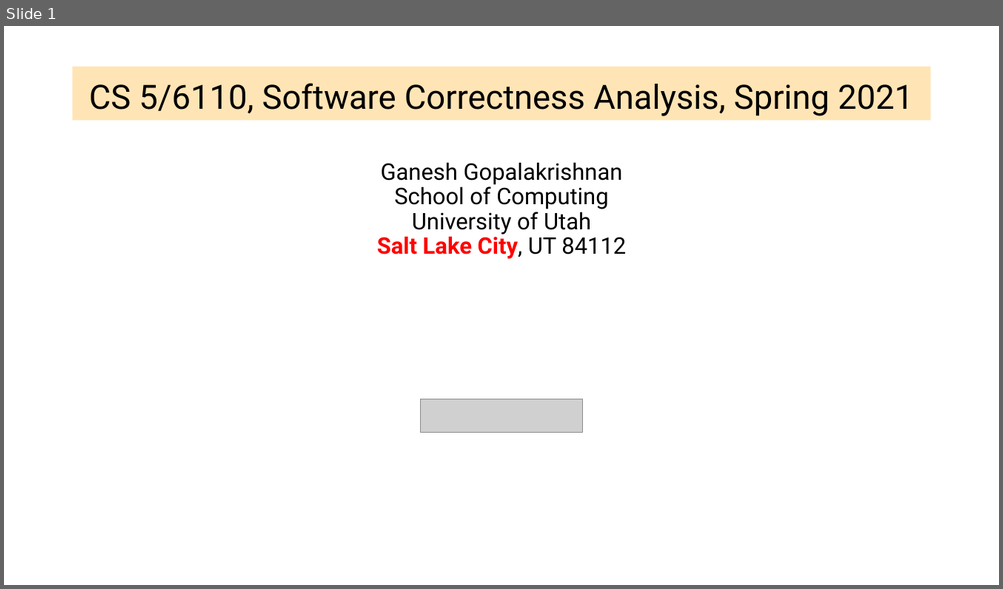
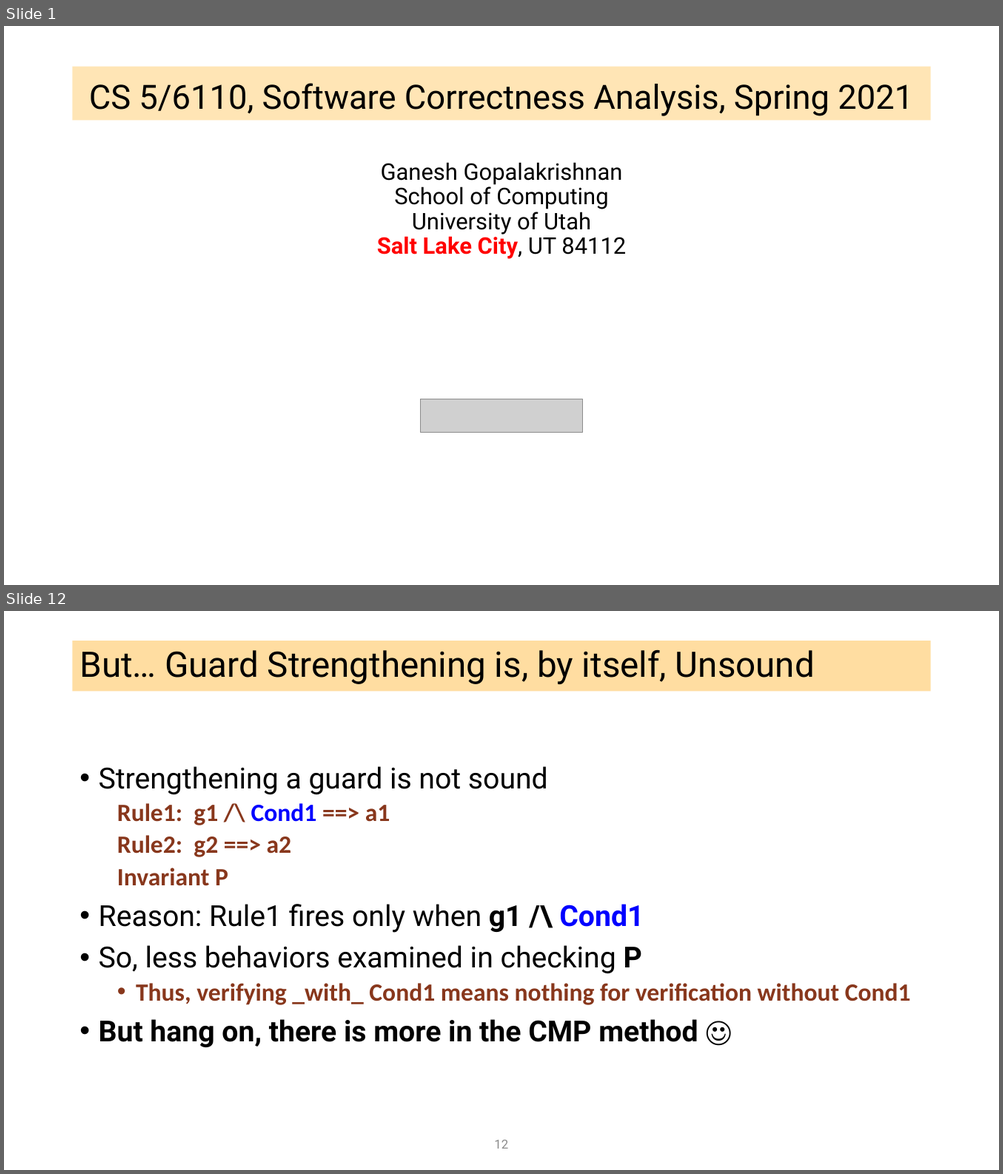
Before and after one commit to ganeshutah/cs6110s22, a slide deck: Lec19/Lec19.pptx. Shown one above the other, each under a label of ours: slide 1 before the commit, slides 1 and 12 after it; the slides between them are not shown. The pictures are 1003x589 and 1003x1174 pixels, drawn with LibreOffice and Linux fonts; fonts in the diff are those of the drawing; grey boxes stand for pictures. Boxes give left, top, right and bottom in pixels: in the first picture for what was removed or moved away, otherwise in the second. Text is boxed around its words. In the diff, an @@ line names an element or a change of style, - is before the commit and + after.

```diff
--- a/Lec19/Lec19.pptx
+++ b/Lec19/Lec19.pptx
@@ slide 12 added at (4,611,999,1170), background #FFFFFF @@
@@ title added at (73,641,930,692), fill #FFBD47 at 51% opacity, 34 pt, text #000000 @@
+But… Guard Strengthening is, by itself, Unsound
@@ text added at (99,766,910,1048), 28 pt, text #000000, bold @@
+• Strengthening a guard is not sound
+  Rule1: g1 /\ Cond1 ==> a1
+  Rule2: g2 ==> a2
+  Invariant P
+• Reason: Rule1 fires only when g1 /\ Cond1
+• So, less behaviors examined in checking P
+  • Thus, verifying _with_ Cond1 means nothing for verification without Cond1
+• But hang on, there is more in the CMP method ☺
@@ page number added at (494,1140,508,1149), 12 pt, text #8C8C8C @@
+12
```
Also in this commit, not shown: 1 slide changed, 35 other slides added, 10 slides removed.
